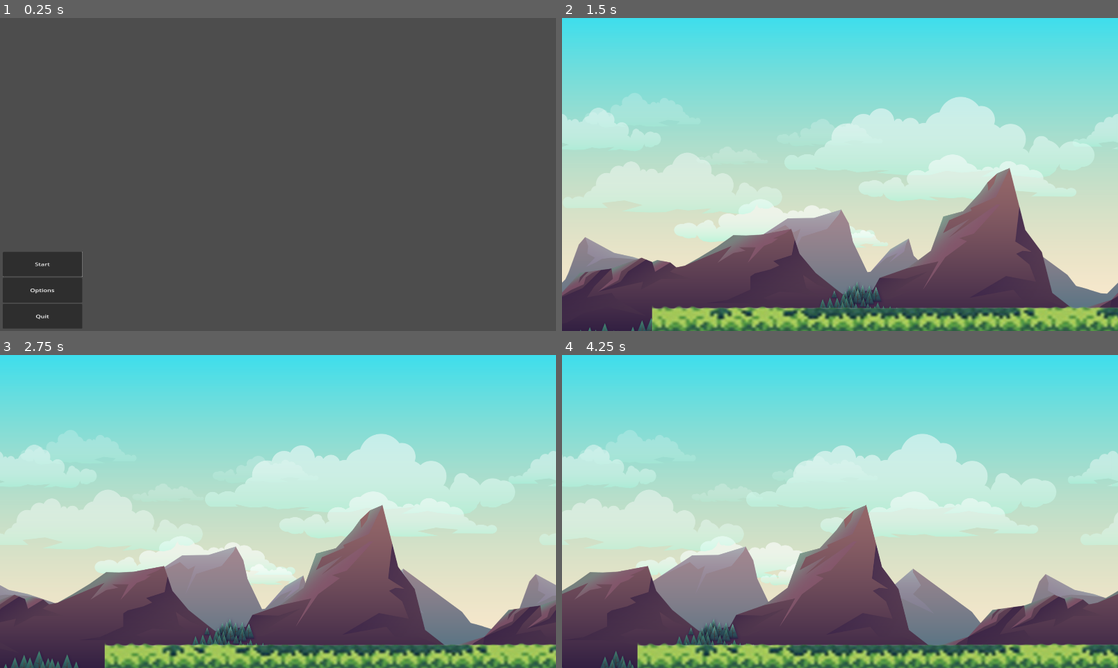
Above: before the commit, frames 1-4 (two rows, left to right).
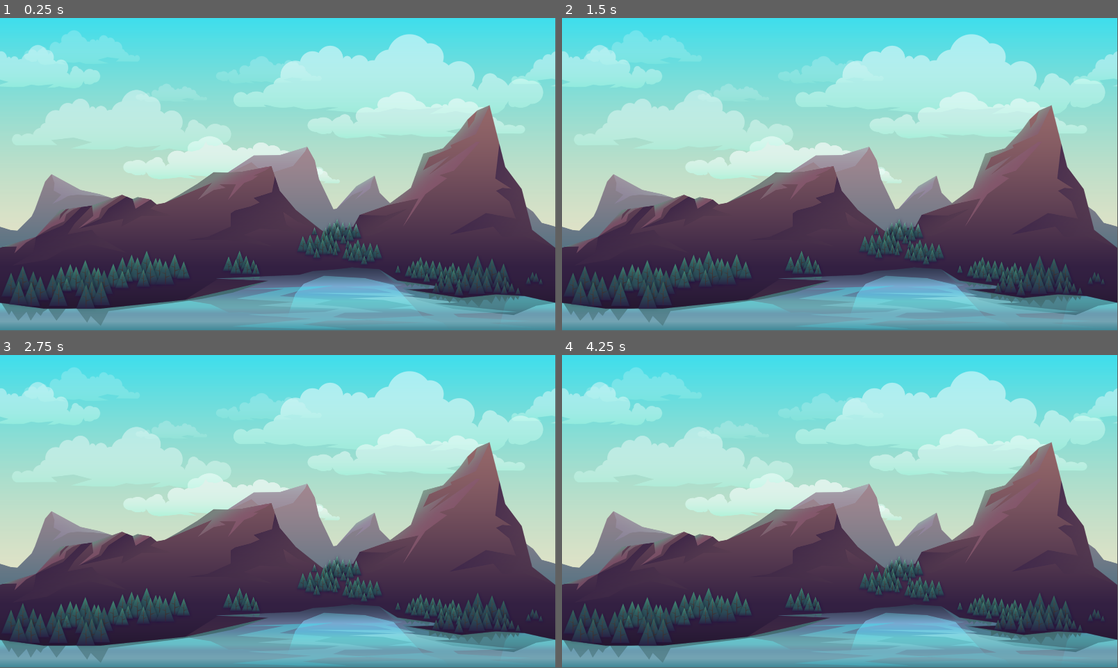
Above: after the commit, the same moments.

Repository: GameJamsAccount/UPLB-GJ
Game: Godot game, scene res://Scenes/main_bg.tscn
Two runs of this game, one before a commit and one after it. Both use one fixed random seed, a clock stepped at 60 frames per second and the inputs below. Before the commit the project starts from res://JAMGAM/menu.tscn.
Inputs (mouse positions are in pixels of both pictures, inside the frame that each line leads up to):
- Up to frame 1 (0.25 s): no input
- Up to frame 2 (1.5 s): click (606, 265) at 0.5 s, where only the run before the commit has a clickable "Start"; tap Enter (ui_accept) at 1.25 s; hold D (Right) from 1.28 s (still down)
- Up to frame 3 (2.75 s): keep holding D (Right); tap Enter (ui_accept) at 1.52, 2.27 s
- Up to frame 4 (4.25 s): release D (Right) at 2.78 s; hold A (Left) 2.78-3.53 s; hold D (Right) from 3.53 s (still down); tap Enter (ui_accept) at 3.77 s
In our replay, the window is 800x450 before the commit and 799x449 after it. These sizes can differ from the game's own. Grey fills any space a smaller window leaves; there, only what the larger window draws over its background counts as a difference.

The runs differ from the first frame. In frame 1, 92% of the frame differs, in the area x 0-100%, y 0-100%; in frame 2, 64%; in frame 3, 65%; in frame 4, 66%.

Commit message:
asd

Diff:
--- a/JameGamUPLB/project.godot
+++ b/JameGamUPLB/project.godot
@@ -11,7 +11,7 @@
 [application]
 
 config/name="JameGam"
-run/main_scene="res://JAMGAM/menu.tscn"
+run/main_scene="res://Scenes/main_bg.tscn"
 config/features=PackedStringArray("4.2", "GL Compatibility")
 config/icon="res://icon.svg"
 
@@ -20,7 +20,6 @@
 window/size/viewport_width=1920
 window/size/viewport_height=1080
 window/size/mode=3
-window/stretch/mode="viewport"
 
 [input]
 
